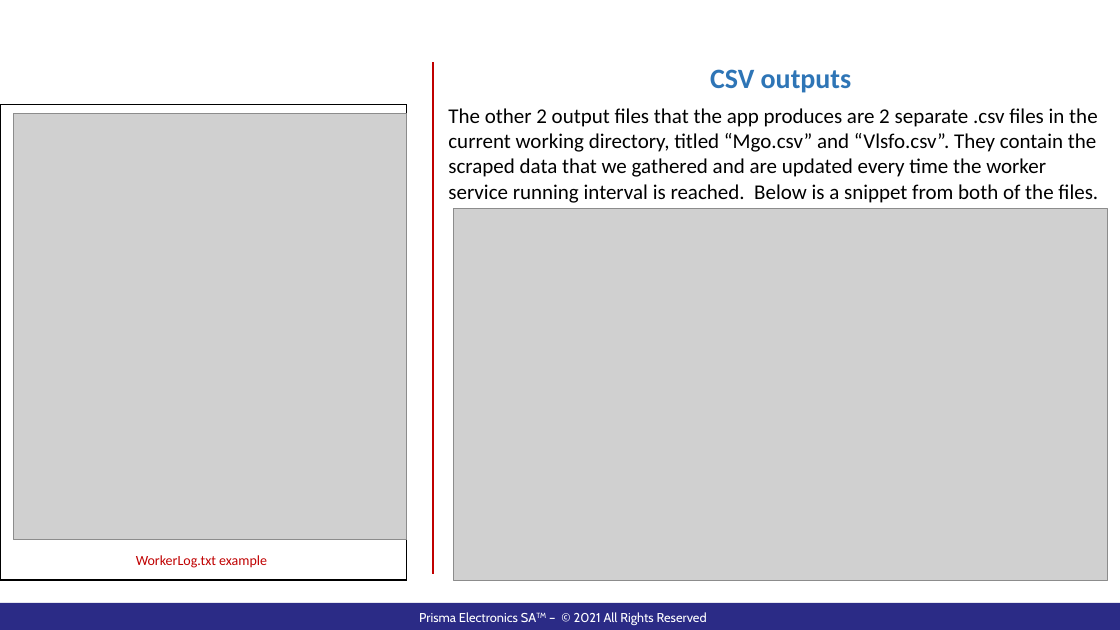
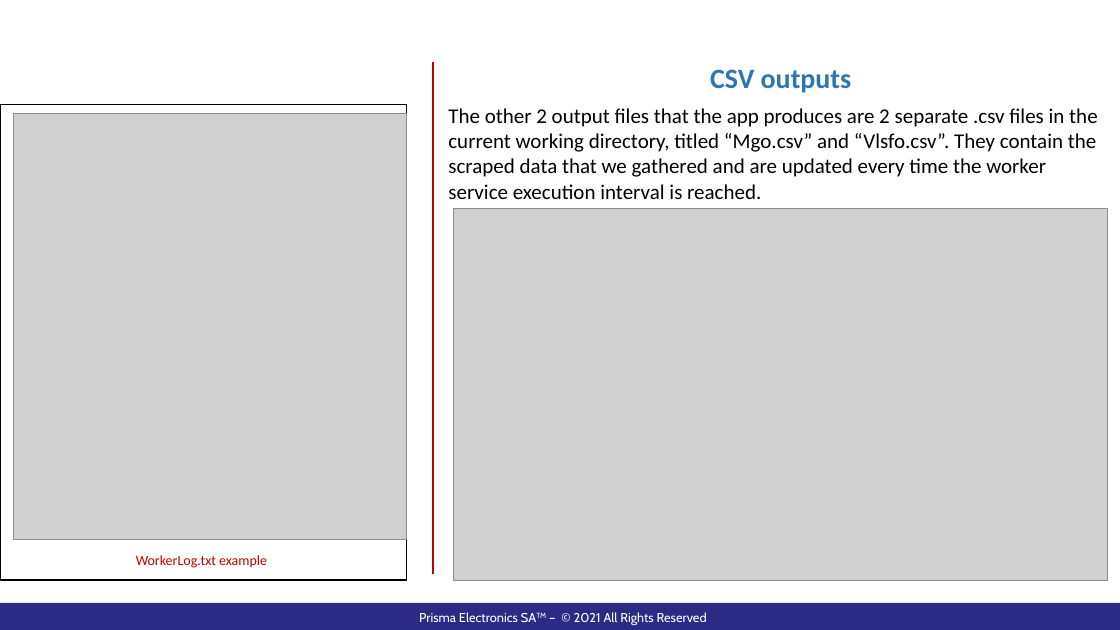
Before and after one commit to pazo0z0o/WorkRelatedLearning, a slide deck: slide 7 of ShipBunkerWindowsService/Documentation/WebScraperPresentation.pptx. Drawn at 1120x630 pixels with LibreOffice and Linux fonts; fonts in the diff are those of the drawing; grey boxes stand for pictures; background and template pictures are left out. Boxes give left, top, right and bottom in pixels: in the first picture for what was removed or moved away, otherwise in the second. Text is boxed around its words. In the diff, an @@ line names an element or a change of style, - is before the commit and + after.

```diff
--- a/ShipBunkerWindowsService/Documentation/WebScraperPresentation.pptx
+++ b/ShipBunkerWindowsService/Documentation/WebScraperPresentation.pptx
@@ text at (x1=448, y1=108, x2=1097, y2=199): text changed @@
-The other 2 output files that the app produces are 2 separate .csv files in the current working directory, titled “Mgo.csv” and “Vlsfo.csv”. They contain the scraped data that we gathered and are updated every time the worker service running interval is reached. Below is a snippet from both of the files.
+The other 2 output files that the app produces are 2 separate .csv files in the current working directory, titled “Mgo.csv” and “Vlsfo.csv”. They contain the scraped data that we gathered and are updated every time the worker service execution interval is reached.
```
Also in this commit, not shown: 8 other slides changed, 2 other files.
